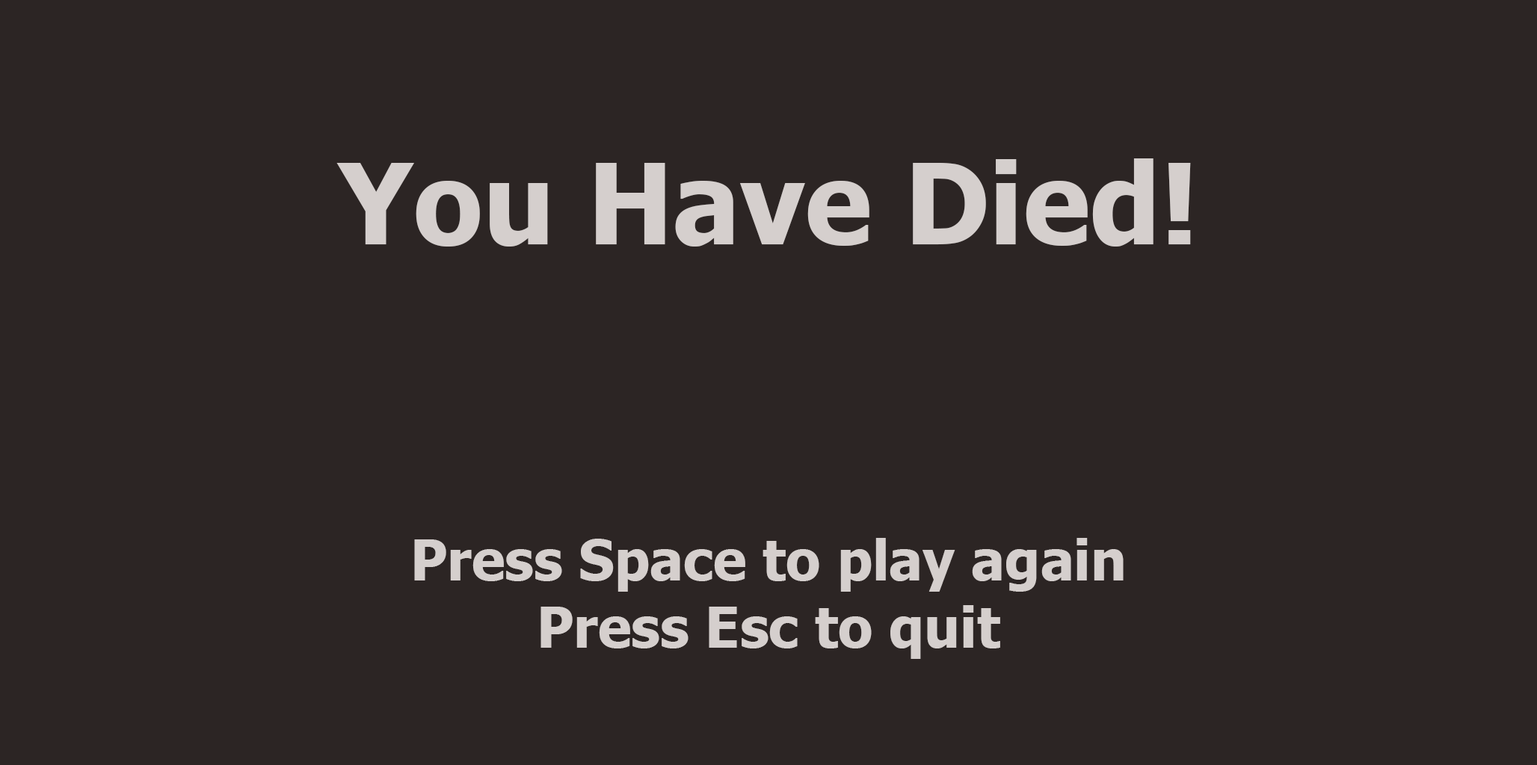
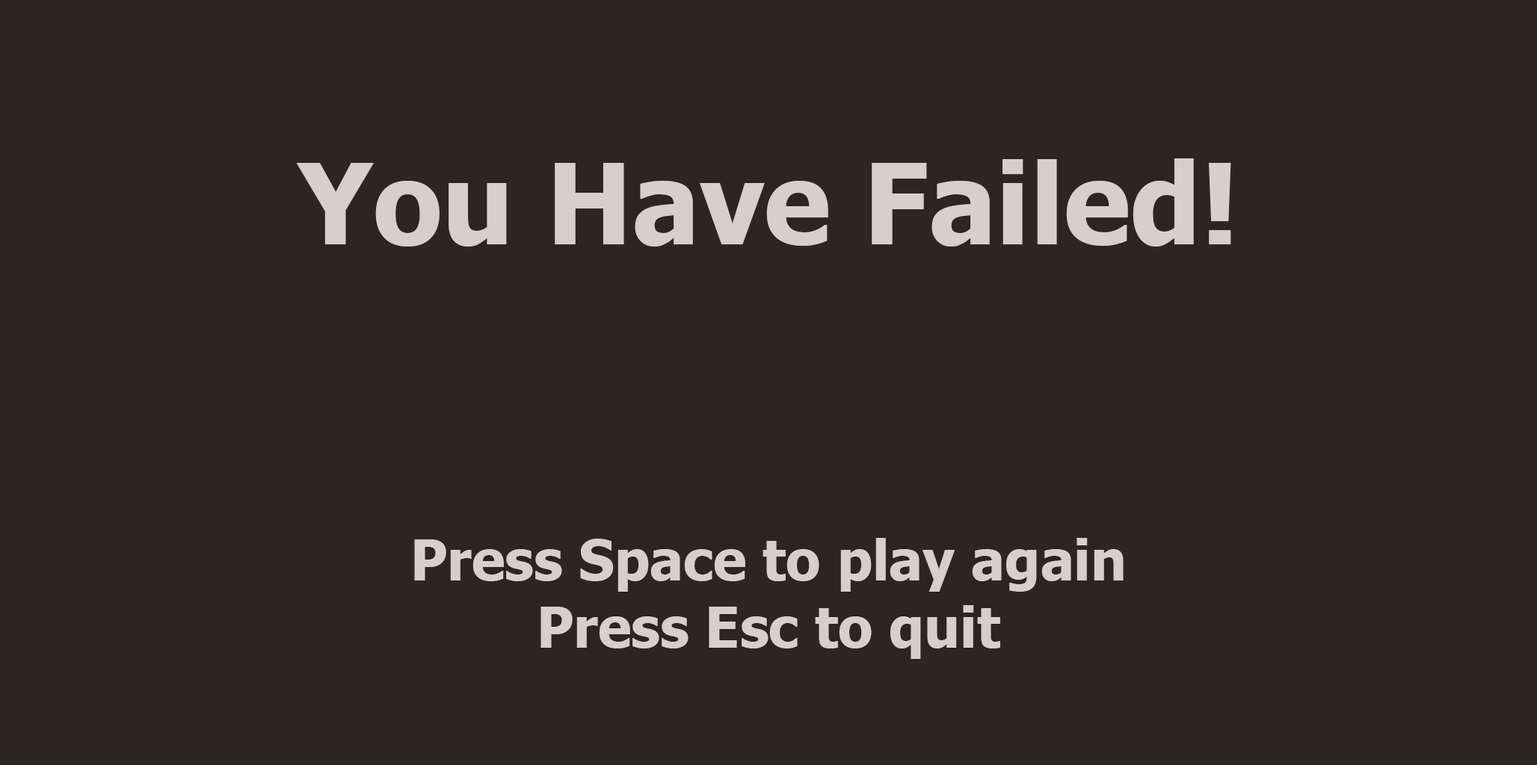
Comparing the layer stacks of the two w=1537, h=765 images. Changes:
renamed "You Have Died! Press Space to play again Press Esc to quit" to "You Have Failed! Press Space to play again Press Esc to qui", painted on it over (296, 158, 1232, 247)
